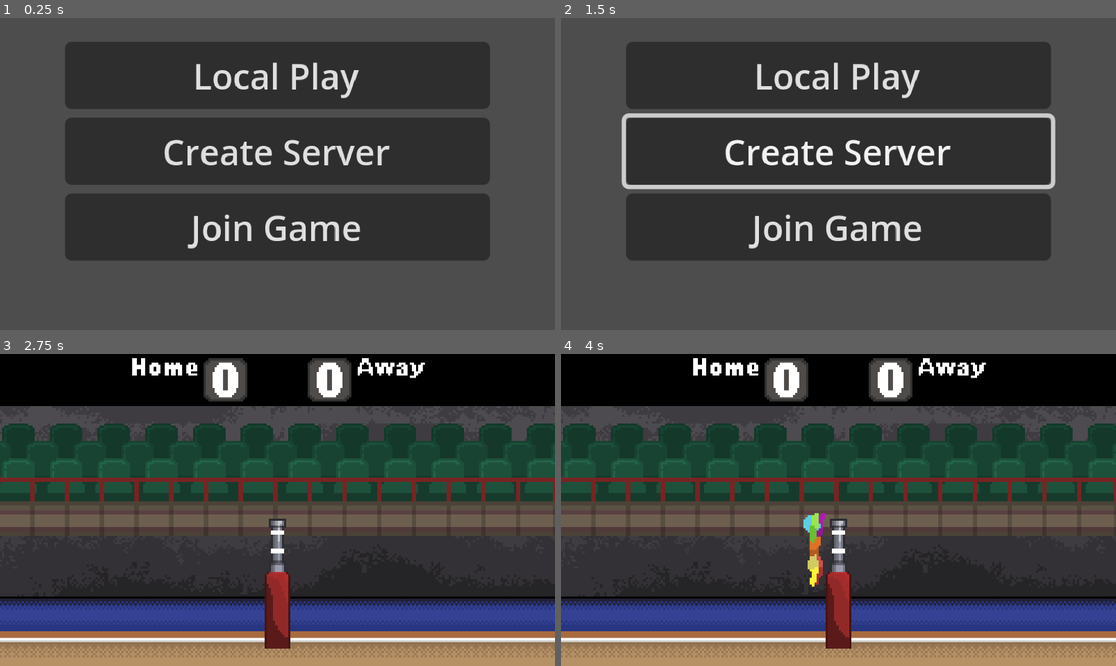
Above: before the commit, frames 1-4 (two rows, left to right).
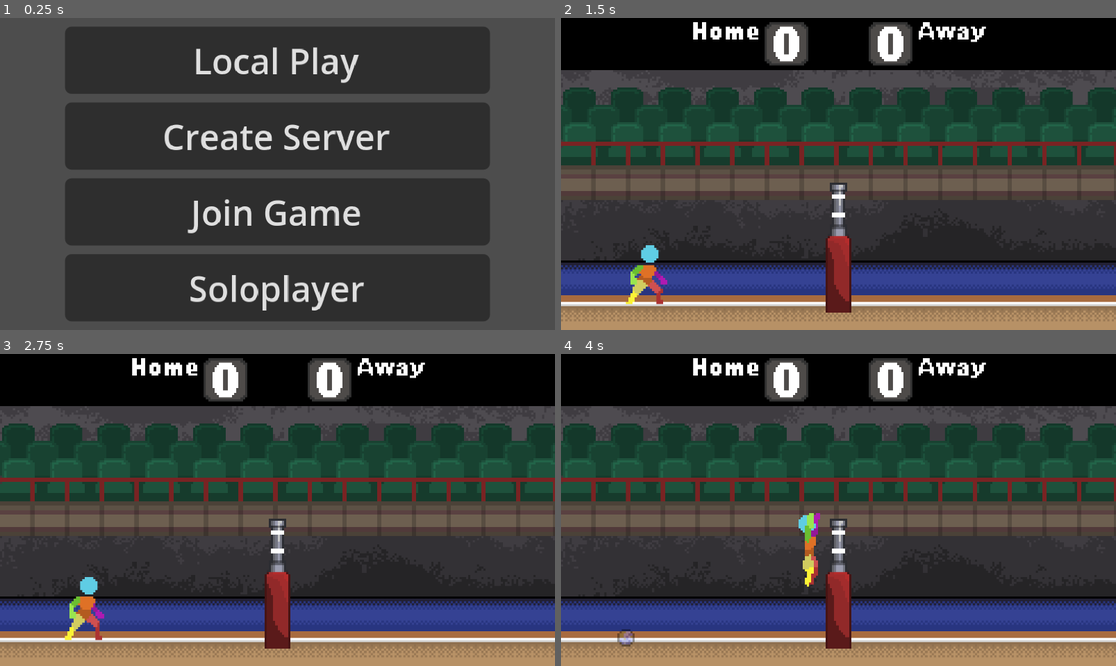
Above: after the commit, the same moments.

Repository: wonderdip/Arcade-Game
Game: Godot game, scene res://Scenes/main_menu.tscn
The game is run twice, just before and just after one commit, with the same random seed, the same clock (stepped at 60 frames per second) and the same inputs.
Inputs (mouse positions are in pixels of both pictures, inside the frame that each line leads up to):
- Up to frame 1 (0.25 s): no input
- Up to frame 2 (1.5 s): click "Create Server" at 0.5 s; click (838, 286) at 1.25 s, where only the run after the commit has a clickable "Soloplayer"
- Up to frame 3 (2.75 s): click (277, 410) at 2 s, where only the run before the commit has a clickable "Local Play"
- Up to frame 4 (4 s): tap Enter at 2.75 s; hold C (bump) 2.78-3.53 s; hold D (right) from 2.78 s (still down); tap W (jump) at 3.02, 3.32, 3.77 s; tap E (hit) at 3.05, 3.6 s; tap Q (spawnball_1) at 3.8 s

The runs differ from the first frame. In frame 1, 33% of the frame differs, in the area x 11-89%, y 2-98%; in frame 2, 74%, in the area x 0-100%, y 0-100%; in frame 3, 0.7%; in frame 4, 0.8%.

Commit message:
IT FUCKING WORKS

Diff:
--- a/Scenes/main_menu.tscn
+++ b/Scenes/main_menu.tscn
@@ -37,6 +37,12 @@
 layout_mode = 2
 text = "Join Game"
 
+[node name="Solo" type="Button" parent="Server"]
+layout_mode = 2
+text = "Soloplayer
+"
+
 [connection signal="pressed" from="Server/Local" to="." method="_on_local_pressed"]
 [connection signal="pressed" from="Server/Server" to="." method="_on_server_pressed"]
 [connection signal="pressed" from="Server/Join" to="." method="_on_join_pressed"]
+[connection signal="pressed" from="Server/Solo" to="." method="_on_solo_pressed"]
--- a/Scripts/ball.gd
+++ b/Scripts/ball.gd
@@ -86,7 +86,6 @@
 
 	# Only trigger when hitting something relevant (floor/pole/walls)
 	if body is TileMapLayer or (body is StaticBody2D and (body.collision_layer & 4)):
-		print("Ball hit the ground - updating score")
 		emit_signal("update_score", current_player_side)
 		scored = true
 
--- /dev/null
+++ b/Scripts/input_manager.gd
@@ -0,0 +1,138 @@
+extends Node
+
+# Stores player input configurations
+var player_devices = {} # {player_number: {type: "keyboard"/"controller", device_id: int}}
+
+@export var controller_deadzone: float = 0.2
+
+# For "just pressed" logic on stick up, track previous Y axis value per controller
+var last_axis_y := {}
+
+# Registers a player with their input device/type
+func register_player(player_number: int, input_type: String, device_id: int = 0):
+	player_devices[player_number] = {
+		"type": input_type,
+		"device_id": device_id
+	}
+	if input_type == "controller":
+		last_axis_y[device_id] = 0.0
+
+# Returns left/right axis for movement
+func get_axis(player_number: int, negative: String, positive: String) -> float:
+	var device = player_devices.get(player_number, null)
+	if device == null:
+		return 0.0
+
+	if device.type == "keyboard":
+		var suffix = "_" + str(player_number)
+		var axis_value = Input.get_axis(negative + suffix, positive + suffix)
+		return axis_value
+
+	elif device.type == "controller":
+		var joy_axis = Input.get_joy_axis(device.device_id, JOY_AXIS_LEFT_X)
+		if abs(joy_axis) > controller_deadzone:
+			return joy_axis
+		else:
+			return 0.0
+
+	else:
+		return 0.0
+
+# Returns true if a given action is currently pressed for this player
+func is_action_pressed(player_number: int, action: String) -> bool:
+	var device = player_devices.get(player_number, null)
+	if device == null:
+		return false
+
+	if device.type == "keyboard":
+		var suffix = "_" + str(player_number)
+		var pressed = Input.is_action_pressed(action + suffix)
+		return pressed
+
+	elif device.type == "controller":
+		if action == "jump":
+			if Input.get_joy_axis(device.device_id, JOY_AXIS_LEFT_Y):
+				return true
+			else:
+				return false
+
+		elif action == "hit":
+			return Input.is_joy_button_pressed(device.device_id, JOY_BUTTON_X)
+
+		elif action == "bump":
+			return Input.is_joy_button_pressed(device.device_id, JOY_BUTTON_B)
+
+		elif action == "left":
+			var joy_axis = Input.get_joy_axis(device.device_id, JOY_AXIS_LEFT_X)
+			if joy_axis < -controller_deadzone:
+				return true
+			else:
+				return false
+
+		elif action == "right":
+			var joy_axis = Input.get_joy_axis(device.device_id, JOY_AXIS_LEFT_X)
+			if joy_axis > controller_deadzone:
+				return true
+			else:
+				return false
+		else:
+			return false
+	else:
+		return false
+
+# Returns true if a given action was just pressed for this player
+func is_action_just_pressed(player_number: int, action: String) -> bool:
+	var device = player_devices.get(player_number, null)
+	if device == null:
+		return false
+
+	if device.type == "keyboard":
+		var suffix = "_" + str(player_number)
+		var just_pressed = Input.is_action_just_pressed(action + suffix)
+		return just_pressed
+
+	elif device.type == "controller":
+		if action == "jump":
+			var current_axis_y = Input.get_joy_axis(device.device_id, JOY_AXIS_LEFT_Y)
+			var previous_axis_y = last_axis_y.get(device.device_id, 0.0)
+			var axis_just_pressed = previous_axis_y >= -controller_deadzone and current_axis_y < -controller_deadzone
+			last_axis_y[device.device_id] = current_axis_y
+
+			var button_a_just_pressed = Input.is_joy_button_pressed(device.device_id, JOY_BUTTON_A)
+			if axis_just_pressed or button_a_just_pressed:
+				return true
+			else:
+				return false
+
+		elif action == "hit":
+			var just_pressed_x = Input.is_joy_button_pressed(device.device_id, JOY_BUTTON_X)
+			return just_pressed_x
+
+		elif action == "bump":
+			var just_pressed_b = Input.is_joy_button_pressed(device.device_id, JOY_BUTTON_B)
+			return just_pressed_b
+
+		else:
+			return false
+
+	else:
+		return false
+
+# Returns the input type for a given player number
+func get_device_type(player_number: int) -> String:
+	var device = player_devices.get(player_number, null)
+	if device == null:
+		return ""
+	return device.type
+
+# Returns the device ID for a given player number
+func get_device_id(player_number: int) -> int:
+	var device = player_devices.get(player_number, null)
+	if device == null:
+		return -1
+	return device.device_id
+
+# Clears all player input configuration (call on game reset if needed)
+func reset():
+	player_devices.clear()
+	last_axis_y.clear()
--- a/Scripts/local_player_manager.gd
+++ b/Scripts/local_player_manager.gd
@@ -82,7 +82,6 @@
 
 	# Register the device
 	player_count += 1
-	print(player_count)
 	registered_devices.append({"device_id": device_id, "input_type": input_type, "player_number": player_count})
 
 	var device_name = "keyboard" if input_type == "keyboard" else ("controller " + str(device_id))
--- a/Scripts/main_menu.gd
+++ b/Scripts/main_menu.gd
@@ -16,3 +16,7 @@
 func _on_join_pressed() -> void:
 	Networkhandler.is_local = false
 	Networkhandler.start_client()
+
+
+func _on_solo_pressed() -> void:
+	get_tree().change_scene_to_file("res://Scenes/world.tscn")
--- a/Scripts/player.gd
+++ b/Scripts/player.gd
@@ -15,11 +15,11 @@
 var is_bumping: bool = false
 var in_blockzone: bool = false
 
-# Device-based input for local multiplayer
-var device_id: int = -1
-var player_number: int = -1
+# Player identification
+var player_number: int = -1  # Set this when spawning
+var device_id: int = -1      # Set by InputManager, optional for controller
+var input_type: String = ""  # "keyboard" or "controller"
 var is_local_mode: bool = false
-var input_type: String = ""
 
 @onready var sprite: AnimatedSprite2D = $Sprite
 @onready var player_arms: Node2D = $"Player Arms"
@@ -31,7 +31,6 @@
 
 func _ready() -> void:
 	player_arms.visible = false
-
 	if !is_local_mode:
 		# Network multiplayer mode
 		var peer_id = name.to_int()
@@ -42,16 +41,36 @@
 				global_position = Vector2(216, 112)
 
 func _physics_process(delta: float) -> void:
-	# In local mode, check device_id. In network mode, check authority
-	if is_local_mode and device_id < 0:
+	if is_local_mode and player_number < 0:
 		return  # Not setup yet
 
 	if not is_local_mode and !is_multiplayer_authority():
 		return
 
+	# --- Input Handling ---
+	var direction: float
+	var jump_pressed: bool
+	var jump_just_pressed: bool
+	var hit_just_pressed: bool
+	var bump_pressed: bool
+
+	if is_local_mode:
+		direction = InputManager.get_axis(player_number, "left", "right")
+		jump_pressed = InputManager.is_action_pressed(player_number, "jump")
+		jump_just_pressed = InputManager.is_action_just_pressed(player_number, "jump")
+		hit_just_pressed = InputManager.is_action_just_pressed(player_number, "hit")
+		bump_pressed = InputManager.is_action_pressed(player_number, "bump")
+	else:
+		direction = Input.get_axis("left", "right")
+		jump_pressed = Input.is_action_pressed("jump")
+		jump_just_pressed = Input.is_action_just_pressed("jump")
+		hit_just_pressed = Input.is_action_just_pressed("hit")
+		bump_pressed = Input.is_action_pressed("bump")
+
+	# --- Movement and Actions ---
 	# Apply gravity with floaty jump feel
 	if velocity.y < 0:
-		if not _is_action_pressed("jump"):
+		if not jump_pressed:
 			velocity.y += gravity * low_jump_multiplier * delta
 		elif abs(velocity.y) < peak_threshold:
 			velocity.y += gravity * peak_gravity_scale * delta
@@ -61,11 +80,8 @@
 		velocity.y += gravity * fall_multiplier * delta
 
 	# Handle jump
-	if _is_action_just_pressed("jump") and is_on_floor():
+	if jump_just_pressed and is_on_floor():
 		velocity.y = JumpForce
-
-	# Handle movement
-	var direction := _get_axis("left", "right")
 
 	if is_bumping:
 		velocity.x = 0
@@ -75,13 +91,13 @@
 		velocity.x = move_toward(velocity.x, 0, Friction * delta)
 
 	# Handle attack
-	if _is_action_just_pressed("hit") and not is_on_floor() and not is_hitting and not is_bumping:
+	if hit_just_pressed and not is_on_floor() and not is_hitting and not is_bumping:
 		is_hitting = true
 		player_arms.swing()
 		sprite.play("Hit")
 
 	# Handle bump
-	if _is_action_pressed("bump") and is_on_floor() and not is_hitting:
+	if bump_pressed and is_on_floor() and not is_hitting:
 		if not is_bumping:
 			is_bumping = true
 			player_arms.bump()
@@ -121,44 +137,9 @@
 	move_and_slide()
 
 func setup_local_player(dev_id: int, p_number: int, inp_type: String):
+	player_number = p_number
 	device_id = dev_id
-	player_number = p_number
 	input_type = inp_type
 	print("Player %d setup with device %d (%s)" % [player_number, device_id, input_type])
-
-# Replace the helper functions with these:
-func _is_action_pressed(action: String) -> bool:
-	if is_local_mode:
-		if input_type == "keyboard":
-			# For keyboard, use suffix-based inputs (_1, _2)
-			var suffix = "_" + str(player_number)
-			return Input.is_action_pressed(action + suffix)
-		else:
-			# For controller, use device-specific input
-			return Input.is_action_pressed(action, device_id)
-	else:
-		# Network mode - use device 0 (local input device) with base actions
-		# Each player just uses their own keyboard/controller on their machine
-		return Input.is_action_pressed(action)
-
-func _is_action_just_pressed(action: String) -> bool:
-	if is_local_mode:
-		if input_type == "keyboard":
-			var suffix = "_" + str(player_number)
-			return Input.is_action_just_pressed(action + suffix)
-		else:
-			return Input.is_action_just_pressed(action, device_id)
-	else:
-		# Network mode - use base actions
-		return Input.is_action_just_pressed(action)
-
-func _get_axis(negative: String, positive: String) -> float:
-	if is_local_mode:
-		if input_type == "keyboard":
-			var suffix = "_" + str(player_number)
-			return Input.get_axis(negative + suffix, positive + suffix)
-		else:
-			return Input.get_action_strength(positive, device_id) - Input.get_action_strength(negative, device_id)
-	else:
-		# Network mode - use base actions
-		return Input.get_axis(negative, positive)
+	# Register with InputManager if local mode
+	InputManager.register_player(player_number, input_type, device_id)
--- a/Scripts/world.gd
+++ b/Scripts/world.gd
@@ -12,15 +12,9 @@
 var spawned_players: Array = []
 
 func _ready() -> void:
-	print("=== World._ready() called ===")
-	print("Networkhandler.is_local = ", Networkhandler.is_local)
-
 	# Check if we're in network mode
 	is_network_mode = multiplayer.multiplayer_peer != null
-	print("is_network_mode = ", is_network_mode)
-
 	if is_network_mode:
-		print("Network mode detected")
 		# Network mode - only server spawns ball after client connects
 		if multiplayer.is_server():
 			multiplayer.peer_connected.connect(_on_peer_connected)
@@ -31,31 +25,23 @@
 	elif Networkhandler.is_local:
 		LocalPlayerManager.player_joined.connect(_on_local_player_joined)
 	else:
-		print("WARNING: Neither network nor local mode!")
+		return
 
 func _on_local_player_joined(device_id: int, player_number: int, input_type: String):
 
 	# Spawn the player
 	var player = player_scene.instantiate()
-	print("Player scene instantiated: ", player)
-
 	player.name = "Player_" + str(player_number)
 	player.position = LocalPlayerManager.get_spawn_position(player_number)
-	print("Player position set to: ", player.position)
-
 	add_child(player)
-	print("Player added to scene tree")
 
 	# Setup the player with their device and input type
 	player.setup_local_player(device_id, player_number, input_type)
-	print("Player setup complete")
 
 	spawned_players.append(player)
-	print("Players spawned so far: ", spawned_players.size())
 
 	# If both players joined, spawn the ball
 	if spawned_players.size() == 2:
-		print("Both players joined - spawning ball...")
 		await get_tree().create_timer(0.5).timeout
 		spawn_ball_local()
 
@@ -101,8 +87,6 @@
 
 	ball_instance.name = "Ball_" + str(Time.get_ticks_msec())
 
-	print("Server spawning ball at position: ", ball_instance.position)
-
 	add_child(ball_instance, true)
 	active_ball = ball_instance
 	ball_spawned = true
@@ -123,8 +107,6 @@
 	elif score_board.last_point == 2:
 		ball_instance.global_position = Vector2(226, -40)
 		ball_instance.current_player_side = 2
-
-	print("Local mode: Spawning ball at position: ", ball_instance.global_position)
 
 	add_child(ball_instance)
 	active_ball = ball_instance
--- a/project.godot
+++ b/project.godot
@@ -21,6 +21,7 @@
 
 Networkhandler="*res://Scripts/networkhandler.gd"
 LocalPlayerManager="*res://Scripts/local_player_manager.gd"
+InputManager="*res://Scripts/input_manager.gd"
 
 [display]
 
@@ -33,97 +34,87 @@
 jump={
 "deadzone": 0.2,
 "events": [Object(InputEventKey,"resource_local_to_scene":false,"resource_name":"","device":-1,"window_id":0,"alt_press …(192 unchanged characters)…
-, Object(InputEventJoypadMotion,"resource_local_to_scene":false,"resource_name":"","device":-1,"axis":1,"axis_value":-1.0,"script":null)
-, Object(InputEventJoypadButton,"resource_local_to_scene":false,"resource_name":"","device":-1,"button_index":0,"pressure":0.0,"pressed":false,"script":null)
+, Object(InputEventJoypadMotion,"resource_local_to_scene":false,"resource_name":"","device":0,"axis":1,"axis_value":-1.0,"script":null)
 ]
 }
 left={
 "deadzone": 0.2,
 "events": [Object(InputEventKey,"resource_local_to_scene":false,"resource_name":"","device":-1,"window_id":0,"alt_press …(191 unchanged characters)…
-, Object(InputEventJoypadMotion,"resource_local_to_scene":false,"resource_name":"","device":-1,"axis":0,"axis_value":-1.0,"script":null)
+, Object(InputEventJoypadMotion,"resource_local_to_scene":false,"resource_name":"","device":0,"axis":0,"axis_value":-1.0,"script":null)
 ]
 }
 right={
 "deadzone": 0.2,
 "events": [Object(InputEventKey,"resource_local_to_scene":false,"resource_name":"","device":-1,"window_id":0,"alt_press …(192 unchanged characters)…
-, Object(InputEventJoypadMotion,"resource_local_to_scene":false,"resource_name":"","device":-1,"axis":0,"axis_value":1.0,"script":null)
+, Object(InputEventJoypadMotion,"resource_local_to_scene":false,"resource_name":"","device":0,"axis":0,"axis_value":1.0,"script":null)
 ]
 }
 hit={
 "deadzone": 0.2,
 "events": [Object(InputEventKey,"resource_local_to_scene":false,"resource_name":"","device":-1,"window_id":0,"alt_press …(192 unchanged characters)…
-, Object(InputEventJoypadButton,"resource_local_to_scene":false,"resource_name":"","device":-1,"button_index":2,"pressure":0.0,"pressed":false,"script":null)
+, Object(InputEventJoypadButton,"resource_local_to_scene":false,"resource_name":"","device":0,"button_index":2,"pressure":0.0,"pressed":false,"script":null)
 ]
 }
 bump={
 "deadzone": 0.2,
 "events": [Object(InputEventKey,"resource_local_to_scene":false,"resource_name":"","device":-1,"window_id":0,"alt_press …(191 unchanged characters)…
-, Object(InputEventJoypadButton,"resource_local_to_scene":false,"resource_name":"","device":-1,"button_index":1,"pressure":0.0,"pressed":false,"script":null)
+, Object(InputEventJoypadButton,"resource_local_to_scene":false,"resource_name":"","device":0,"button_index":1,"pressure":0.0,"pressed":false,"script":null)
 ]
 }
 jump_1={
 "deadzone": 0.2,
 "events": [Object(InputEventKey,"resource_local_to_scene":false,"resource_name":"","device":0,"window_id":0,"alt_presse …(191 unchanged characters)…
-, Object(InputEventJoypadMotion,"resource_local_to_scene":false,"resource_name":"","device":0,"axis":1,"axis_value":-1.0,"script":null)
 ]
 }
 left_1={
 "deadzone": 0.2,
 "events": [Object(InputEventKey,"resource_local_to_scene":false,"resource_name":"","device":0,"window_id":0,"alt_presse …(190 unchanged characters)…
-, Object(InputEventJoypadMotion,"resource_local_to_scene":false,"resource_name":"","device":0,"axis":0,"axis_value":-1.0,"script":null)
 ]
 }
 right_1={
 "deadzone": 0.2,
 "events": [Object(InputEventKey,"resource_local_to_scene":false,"resource_name":"","device":0,"window_id":0,"alt_presse …(191 unchanged characters)…
-, Object(InputEventJoypadMotion,"resource_local_to_scene":false,"resource_name":"","device":0,"axis":0,"axis_value":1.0,"script":null)
 ]
 }
 hit_1={
 "deadzone": 0.2,
 "events": [Object(InputEventKey,"resource_local_to_scene":false,"resource_name":"","device":0,"window_id":0,"alt_presse …(191 unchanged characters)…
-, Object(InputEventJoypadButton,"resource_local_to_scene":false,"resource_name":"","device":0,"button_index":2,"pressure":0.0,"pressed":true,"script":null)
 ]
 }
 bump_1={
 "deadzone": 0.2,
 "events": [Object(InputEventKey,"resource_local_to_scene":false,"resource_name":"","device":0,"window_id":0,"alt_presse …(190 unchanged characters)…
-, Object(InputEventJoypadButton,"resource_local_to_scene":false,"resource_name":"","device":0,"button_index":1,"pressure":0.0,"pressed":true,"script":null)
 ]
 }
 jump_2={
 "deadzone": 0.2,
-"events": [Object(InputEventJoypadMotion,"resource_local_to_scene":false,"resource_name":"","device":1,"axis":1,"axis_value":-1.0,"script":null)
-, Object(InputEventKey,"resource_local_to_scene":false,"resource_name":"","device":-1,"window_id":0,"alt_pressed":false,"shift_pressed":false,"ctrl_pressed":false,"meta_pressed":false,"pressed":false,"keycode":0,"physical_keycode":4194320,"key_label":0,"unicode":0,"location":0,"echo":false,"script":null)
+"events": [Object(InputEventKey,"resource_local_to_scene":false,"resource_name":"","device":-1,"window_id":0,"alt_pressed":false,"shift_pressed":false,"ctrl_pressed":false,"meta_pressed":false,"pressed":false,"keycode":0,"physical_keycode":4194320,"key_label":0,"unicode":0,"location":0,"echo":false,"script":null)
 ]
 }
 left_2={
 "deadzone": 0.2,
-"events": [Object(InputEventJoypadMotion,"resource_local_to_scene":false,"resource_name":"","device":1,"axis":0,"axis_value":-1.0,"script":null)
-, Object(InputEventKey,"resource_local_to_scene":false,"resource_name":"","device":-1,"window_id":0,"alt_pressed":false,"shift_pressed":false,"ctrl_pressed":false,"meta_pressed":false,"pressed":false,"keycode":0,"physical_keycode":4194319,"key_label":0,"unicode":0,"location":0,"echo":false,"script":null)
+"events": [Object(InputEventKey,"resource_local_to_scene":false,"resource_name":"","device":-1,"window_id":0,"alt_pressed":false,"shift_pressed":false,"ctrl_pressed":false,"meta_pressed":false,"pressed":false,"keycode":0,"physical_keycode":4194319,"key_label":0,"unicode":0,"location":0,"echo":false,"script":null)
 ]
 }
 right_2={
 "deadzone": 0.2,
-"events": [Object(InputEventJoypadMotion,"resource_local_to_scene":false,"resource_name":"","device":1,"axis":0,"axis_value":1.0,"script":null)
-, Object(InputEventKey,"resource_local_to_scene":false,"resource_name":"","device":-1,"window_id":0,"alt_pressed":false,"shift_pressed":false,"ctrl_pressed":false,"meta_pressed":false,"pressed":false,"keycode":0,"physical_keycode":4194321,"key_label":0,"unicode":0,"location":0,"echo":false,"script":null)
+"events": [Object(InputEventKey,"resource_local_to_scene":false,"resource_name":"","device":-1,"window_id":0,"alt_pressed":false,"shift_pressed":false,"ctrl_pressed":false,"meta_pressed":false,"pressed":false,"keycode":0,"physical_keycode":4194321,"key_label":0,"unicode":0,"location":0,"echo":false,"script":null)
 ]
 }
 hit_2={
 "deadzone": 0.2,
-"events": [Object(InputEventJoypadButton,"resource_local_to_scene":false,"resource_name":"","device":1,"button_index":2,"pressure":0.0,"pressed":true,"script":null)
-, Object(InputEventKey,"resource_local_to_scene":false,"resource_name":"","device":-1,"window_id":0,"alt_pressed":false,"shift_pressed":false,"ctrl_pressed":false,"meta_pressed":false,"pressed":false,"keycode":0,"physical_keycode":75,"key_label":0,"unicode":107,"location":0,"echo":false,"script":null)
+"events": [Object(InputEventKey,"resource_local_to_scene":false,"resource_name":"","device":-1,"window_id":0,"alt_pressed":false,"shift_pressed":false,"ctrl_pressed":false,"meta_pressed":false,"pressed":false,"keycode":0,"physical_keycode":75,"key_label":0,"unicode":107,"location":0,"echo":false,"script":null)
 ]
 }
 bump_2={
 "deadzone": 0.2,
-"events": [Object(InputEventJoypadButton,"resource_local_to_scene":false,"resource_name":"","device":1,"button_index":1,"pressure":0.0,"pressed":true,"script":null)
-, Object(InputEventKey,"resource_local_to_scene":false,"resource_name":"","device":-1,"window_id":0,"alt_pressed":false,"shift_pressed":false,"ctrl_pressed":false,"meta_pressed":false,"pressed":false,"keycode":0,"physical_keycode":76,"key_label":0,"unicode":108,"location":0,"echo":false,"script":null)
+"events": [Object(InputEventKey,"resource_local_to_scene":false,"resource_name":"","device":-1,"window_id":0,"alt_pressed":false,"shift_pressed":false,"ctrl_pressed":false,"meta_pressed":false,"pressed":false,"keycode":0,"physical_keycode":76,"key_label":0,"unicode":108,"location":0,"echo":false,"script":null)
 ]
 }
 spawnball_1={
 "deadzone": 0.2,
 "events": [Object(InputEventKey,"resource_local_to_scene":false,"resource_name":"","device":0,"window_id":0,"alt_presse …(191 unchanged characters)…
+, Object(InputEventJoypadButton,"resource_local_to_scene":false,"resource_name":"","device":-1,"button_index":3,"pressure":0.0,"pressed":true,"script":null)
 ]
 }
 spawnball_2={
Not shown, added: Scripts/input_manager.gd.uid
